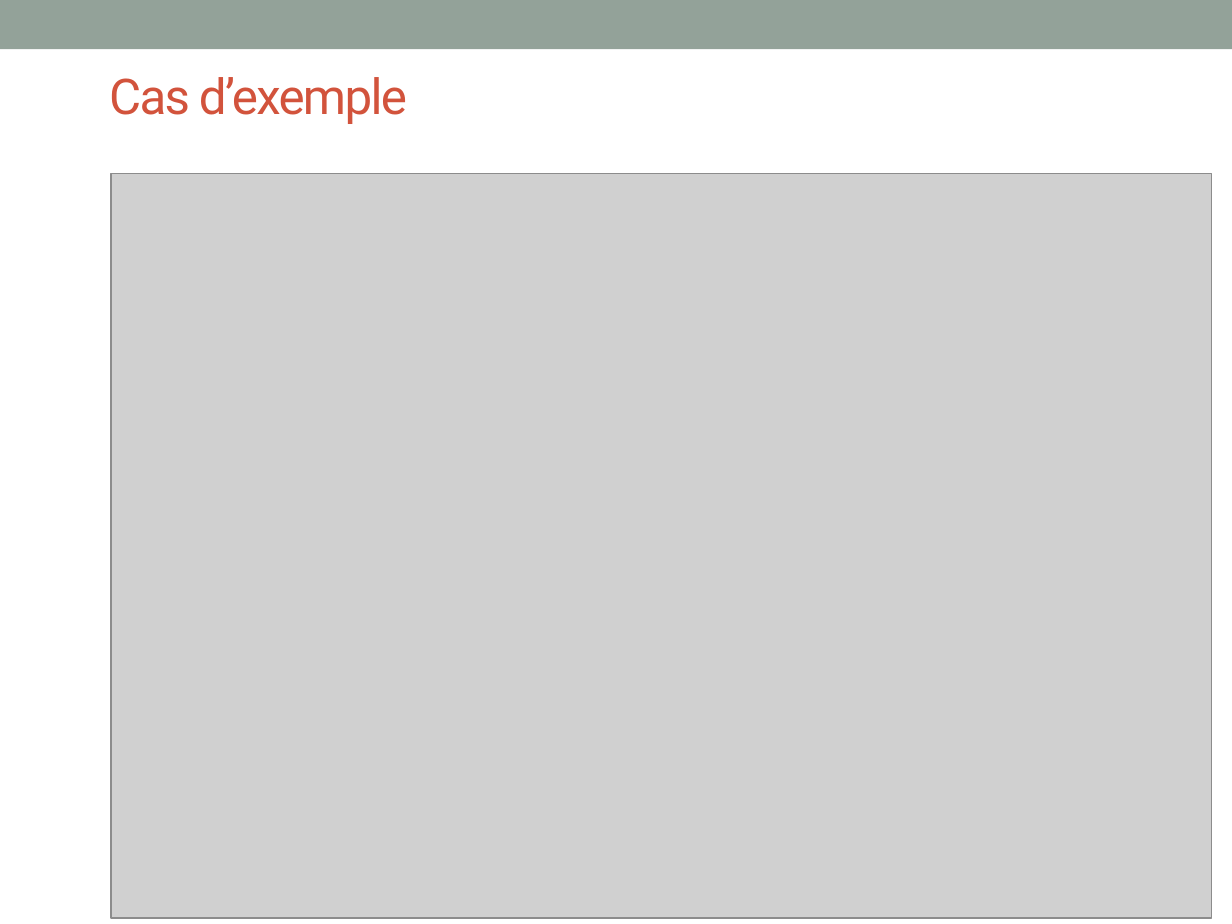
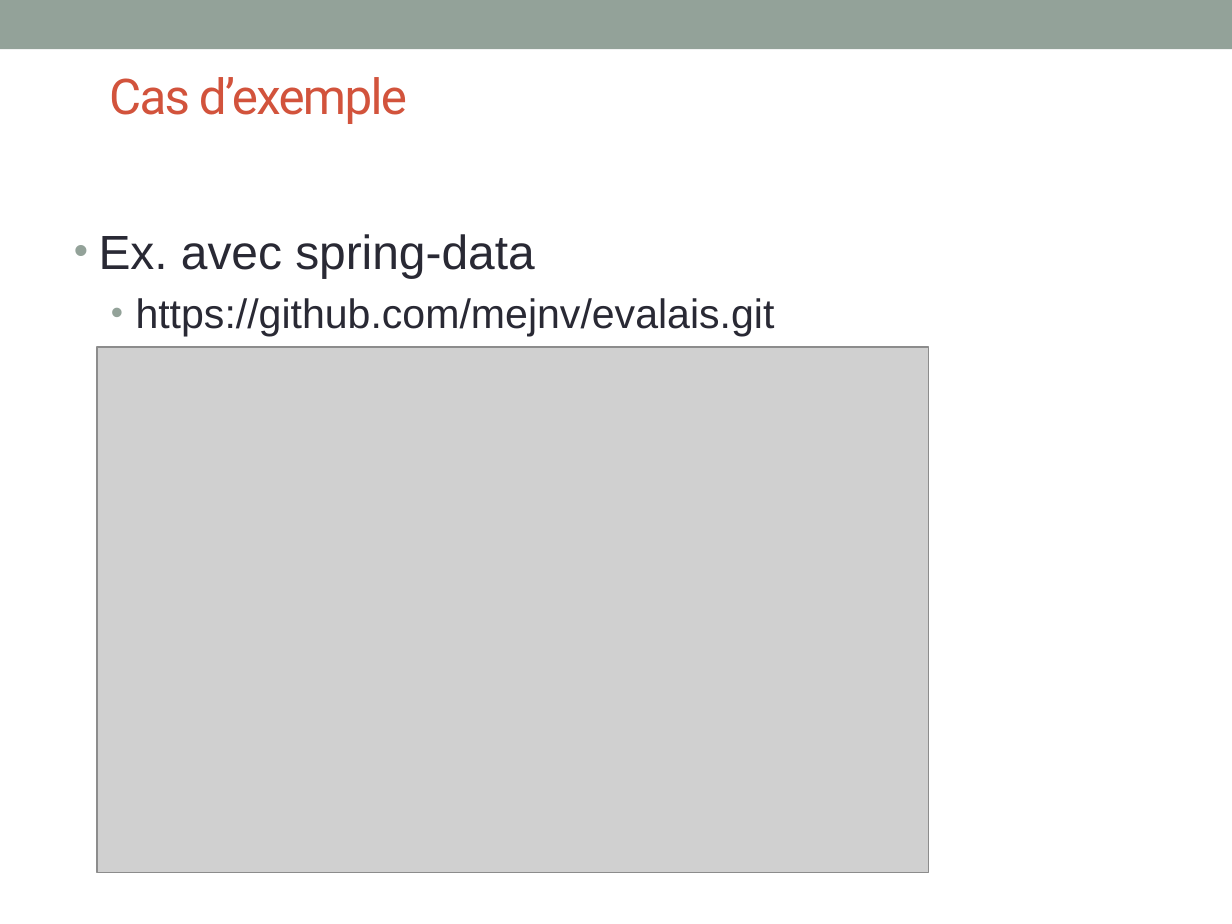
Before and after one commit to mejnv/evalais, a slide deck: slide 23 of neo4j-evalais/pres/evalais_neo4j.pptx (slide 20 before the commit). Drawn at 1232x924 pixels with LibreOffice and Linux fonts; fonts in the diff are those of the drawing; grey boxes stand for pictures. Boxes give left, top, right and bottom in pixels: in the first picture for what was removed or moved away, otherwise in the second. Text is boxed around its words. In the diff, an @@ line names an element or a change of style, - is before the commit and + after.

```diff
--- a/neo4j-evalais/pres/evalais_neo4j.pptx
+++ b/neo4j-evalais/pres/evalais_neo4j.pptx
@@ text added at bbox=[99, 234, 775, 336], 24 pt, text #292934 @@
+• Ex. avec spring-data
+  • https://github.com/mejnv/evalais.git
@@ picture: place and size @@
-picture at bbox=[111, 174, 1211, 919]
+picture at bbox=[97, 347, 929, 873]
```
Also in this commit, not shown: 3 other slides changed, 2 slides added, 1 slide removed, 4 other files.
